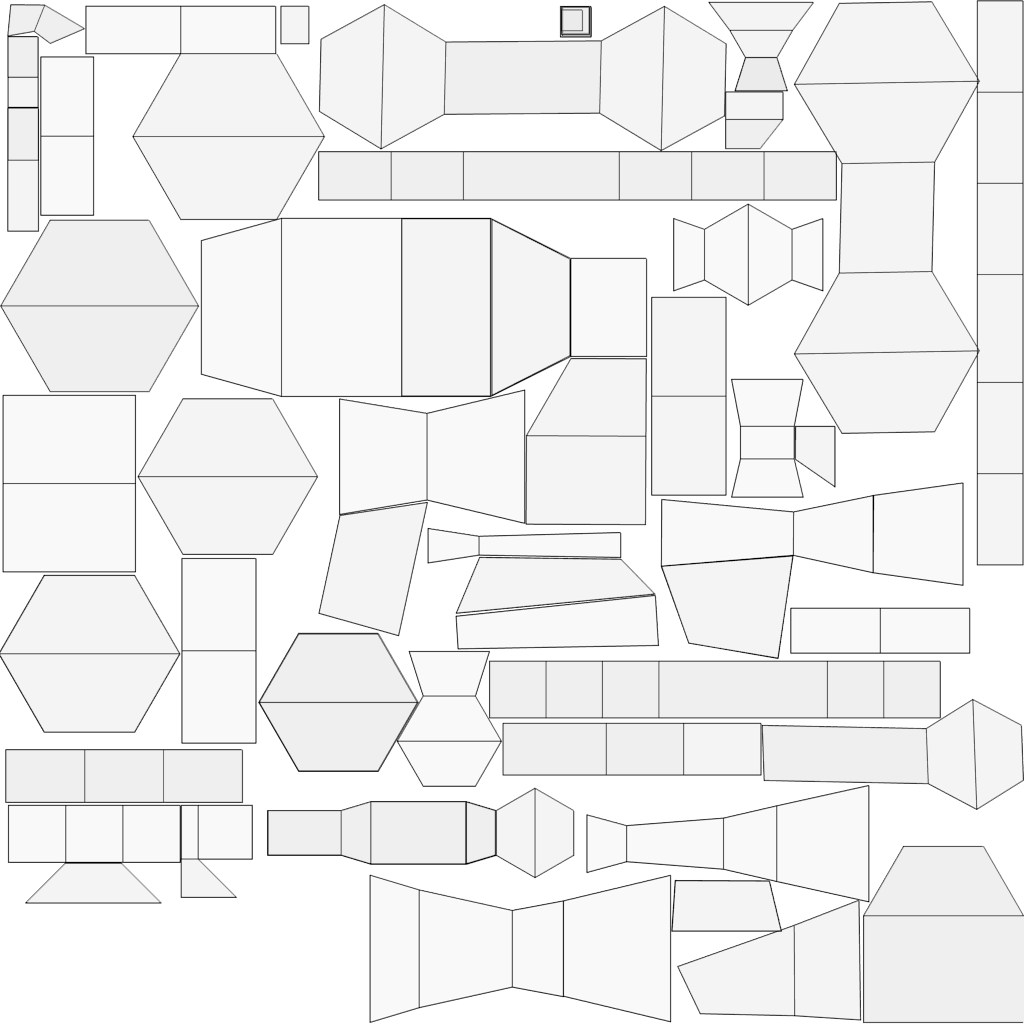
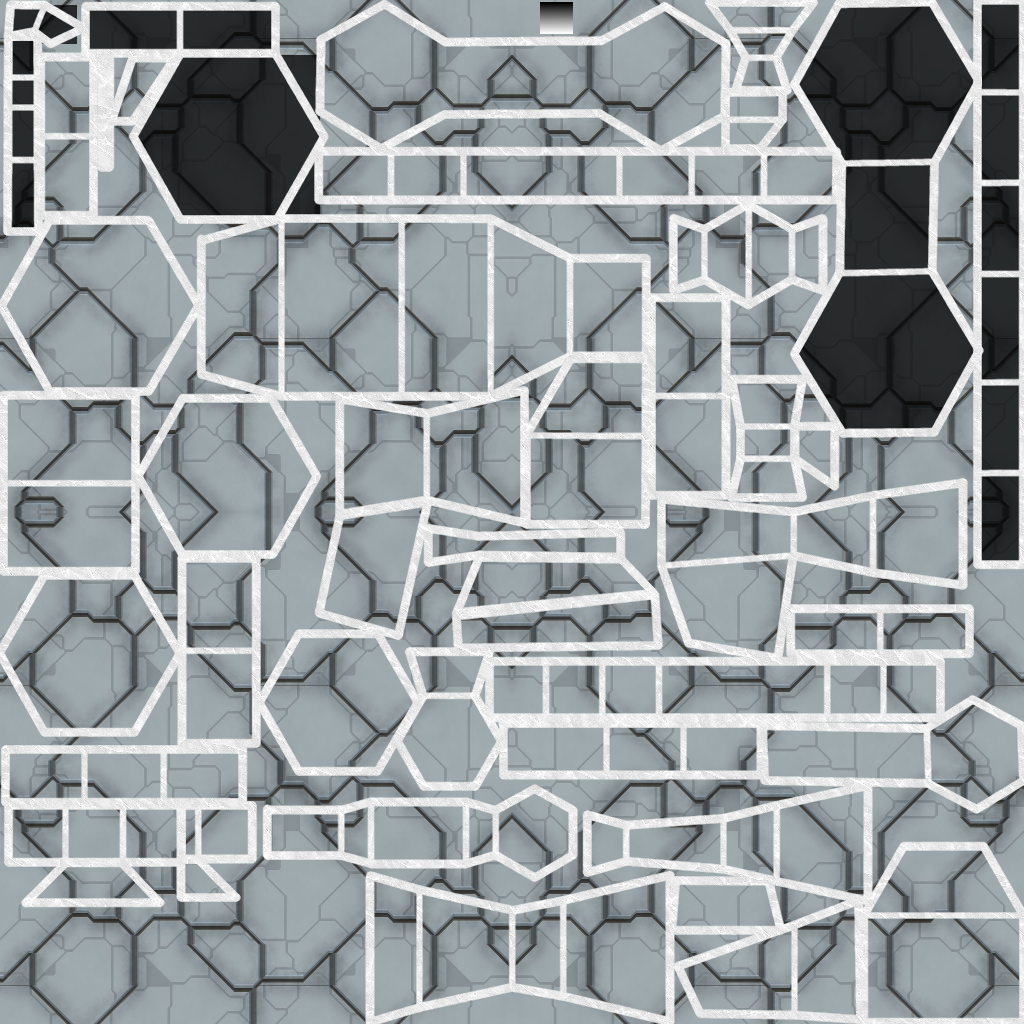
Layer changes from the first 1024 x 1024 image to the second:
removed layer "anddem.png #9" over [0, 217, 971, 654]
removed layer "anddem.png #8" over [5, 633, 1024, 1024]
removed layer "anddem.png #7" over [488, 660, 1024, 811]
removed layer "anddem.png #6" over [40, 56, 503, 787]
removed layer "anddem.png #5" over [0, 378, 964, 744]
removed layer "anddem.png #4" over [2, 6, 591, 573]
removed layer "anddem.png #12" over [7, 787, 575, 904]
removed layer "anddem.png #11" over [280, 1, 814, 150]
removed layer "anddem.png #10" over [369, 5, 783, 1024]
removed layer "anddem.png #3" over [561, 6, 870, 1021]
removed layer "anddem.png #2" over [562, 0, 1024, 566]
removed layer "anddem.png #1" over [318, 3, 838, 201]
hid "anddem.png", painted on it over [0, 0, 1024, 1024]
added layer "perimetro" above "sfuma" over [0, 0, 1024, 1024]
added layer "sfuma" above "scuro" over [540, 2, 573, 34]
added layer "scuro" (75%) above "Livello incollato copia" over [9, 0, 1021, 567]
added layer "Livello incollato copia" over [0, 0, 1024, 1024]
